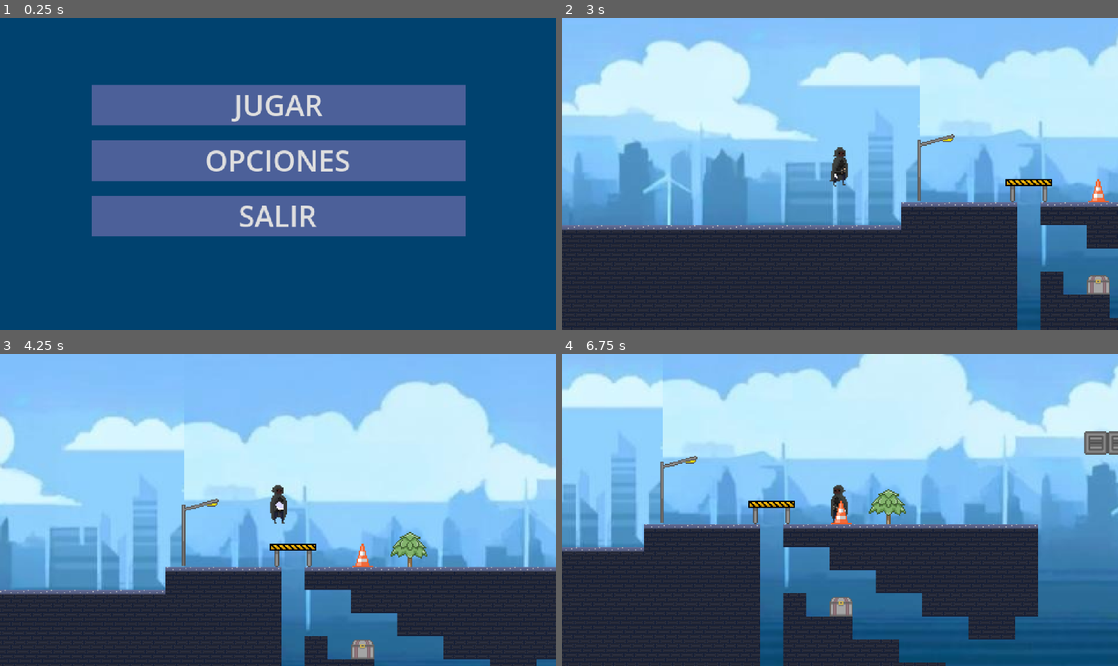
Above: before the commit, frames 1-4 (two rows, left to right).
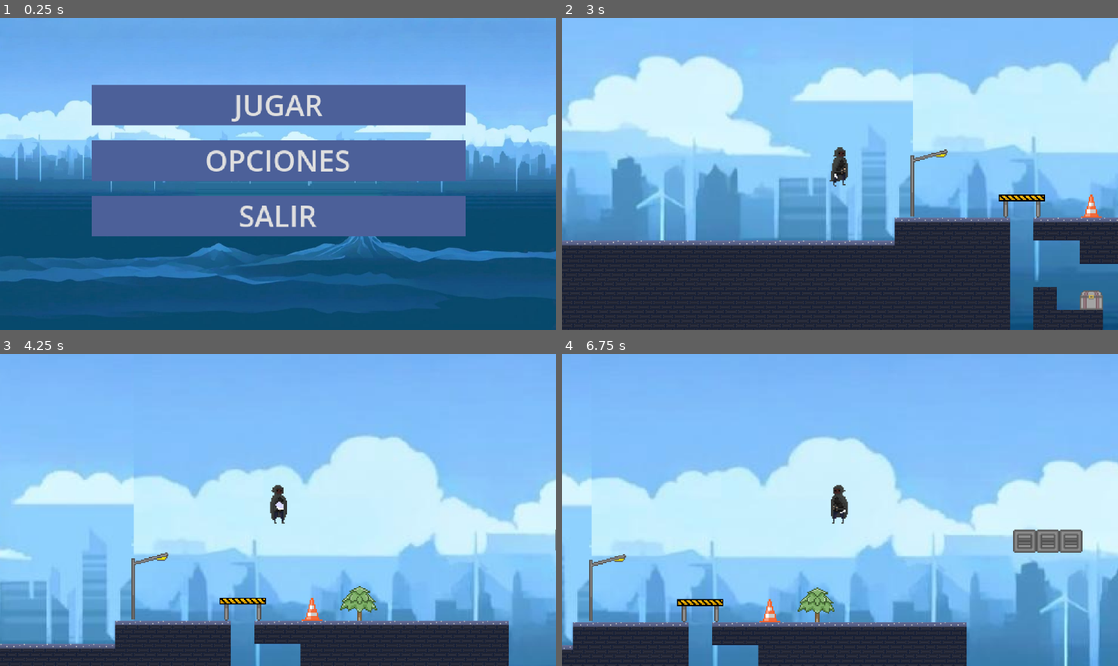
Above: after the commit, the same moments.

Repository: JuMad-SE/UNALVentura
Game: Godot game, scene res://Scenes/menu.tscn
The game is run twice, just before and just after one commit, with the same random seed, the same clock (stepped at 60 frames per second) and the same inputs.
Inputs:
- Up to frame 1 (0.25 s): no input
- Up to frame 2 (3 s): click "OPCIONES" at 0.5 s; click "ATRAS" at 1.25 s; click "JUGAR" at 2 s; tap Enter at 2.75 s; hold Right (move_right) from 2.78 s (still down); tap Space (jump) at 2.85 s
- Up to frame 3 (4.25 s): keep holding Right (move_right); tap Space (jump) at 3.02, 3.32, 3.77, 3.8, 4.07 s; tap Z (attack) at 3.6 s
- Up to frame 4 (6.75 s): release Right (move_right) at 4.28 s; hold Left (move_left) 4.28-5.03 s; tap Space (jump) at 4.35, 5.27, 5.3, 5.57, 5.85, 6.02, 6.32 s; hold Right (move_right) 5.03-6.53 s; tap Z (attack) at 5.1, 6.6 s; hold Left (move_left) from 6.53 s (still down)

The runs differ from the first frame. In frame 1, 45% of the frame differs, in the area x 0-100%, y 0-95%; in frame 2, 29%; in frame 3, 59%; in frame 4, 77%, in the area x 0-100%, y 0-100%.

Commit message:
Arregla música y coloca valores apropiados

Diff:
--- a/Scenes/level_1.tscn
+++ b/Scenes/level_1.tscn
@@ -103,6 +103,8 @@
 position = Vector2(280, 347)
 collision_layer = 3
 collision_mask = 3
+move_speed = 150.0
+jump_speed = 400.0
 
 [node name="Camera2D" type="Camera2D" parent="Player"]
 limit_left = 0
--- a/Scenes/menu.tscn
+++ b/Scenes/menu.tscn
@@ -1,7 +1,7 @@
 [gd_scene load_steps=4 format=3 uid="uid://b8ajwfdwxk0jo"]
 
 [ext_resource type="Script" uid="uid://bwklcb2aolauu" path="res://scripts/menu.gd" id="1_xhh6f"]
-[ext_resource type="Texture2D" path="res://sprites/background/ciudad.jpg" id="2_cayip"]
+[ext_resource type="Texture2D" uid="uid://drujo71y0w0s0" path="res://sprites/background/fondo2.jpeg" id="2_xhh6f"]
 
 [sub_resource type="StyleBoxFlat" id="StyleBoxFlat_ouk20"]
 bg_color = Color(0.298039, 0.376471, 0.6, 1)
@@ -31,7 +31,7 @@
 anchor_bottom = 1.0
 grow_horizontal = 2
 grow_vertical = 2
-texture = ExtResource("2_cayip")
+texture = ExtResource("2_xhh6f")
 expand_mode = 1
 
 [node name="Botones" type="VBoxContainer" parent="."]
--- a/Scenes/options.tscn
+++ b/Scenes/options.tscn
@@ -1,7 +1,7 @@
 [gd_scene load_steps=4 format=3 uid="uid://cgjd1jo14lik"]
 
 [ext_resource type="Script" uid="uid://ujx7nab0v7js" path="res://scripts/options.gd" id="1_4tmxy"]
-[ext_resource type="Texture2D" path="res://sprites/background/ciudad.jpg" id="2_qyyw6"]
+[ext_resource type="Texture2D" uid="uid://drujo71y0w0s0" path="res://sprites/background/fondo2.jpeg" id="2_4tmxy"]
 
 [sub_resource type="StyleBoxFlat" id="StyleBoxFlat_ouk20"]
 bg_color = Color(0.298039, 0.376471, 0.6, 1)
@@ -31,7 +31,7 @@
 anchor_bottom = 1.0
 grow_horizontal = 2
 grow_vertical = 2
-texture = ExtResource("2_qyyw6")
+texture = ExtResource("2_4tmxy")
 expand_mode = 1
 
 [node name="Botones" type="VBoxContainer" parent="."]
--- a/scripts/MusicController.gd
+++ b/scripts/MusicController.gd
@@ -1,7 +1,7 @@
 extends Node
 var music_player = AudioStreamPlayer.new()
 var current_track = null
-var volume_db = -30.0  # Valor inicial a -50dB
+var volume_db = -20.0  # Valor inicial a -50dB
 var min_volume_db = -80.0  # Volumen mínimo
 var max_volume_db = 0.0   # Volumen máximo (0dB)
 
